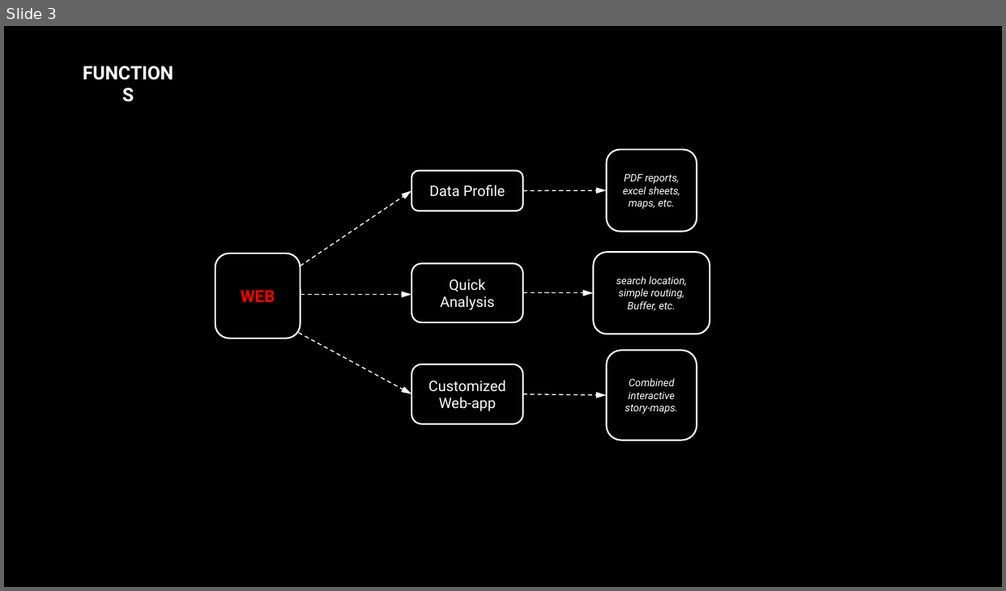
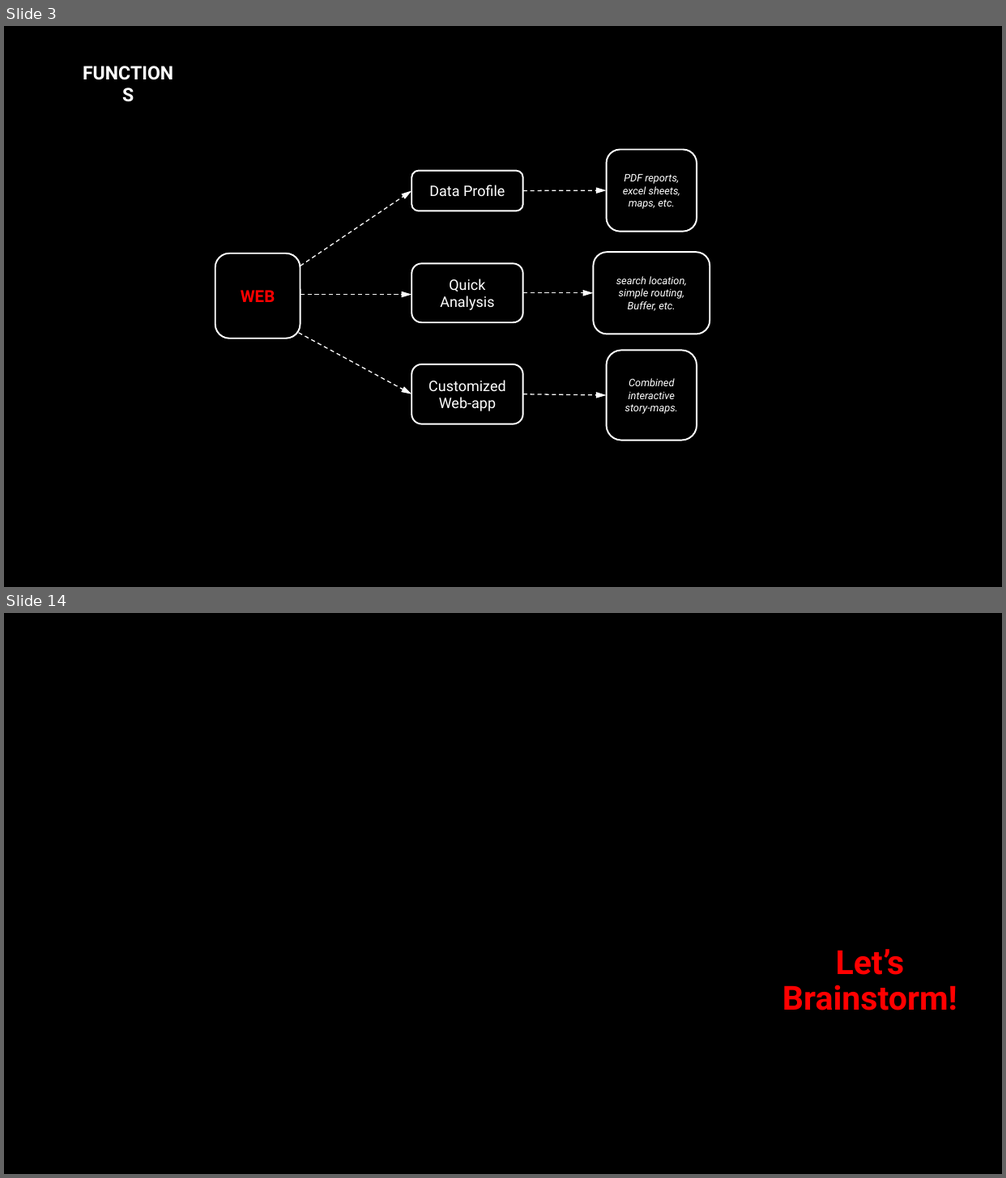
Before and after one commit to wenhaowuuu/ProjectDataX, a slide deck: communication/pre_0724.pptx. Shown one above the other, each under a label of ours: slide 3 before the commit, slides 3 and 14 after it; the slides between them are not shown. The pictures are 1006x591 and 1006x1178 pixels, drawn with LibreOffice and Linux fonts; fonts in the diff are those of the drawing; background and template pictures are left out. Boxes give left, top, right and bottom in pixels: in the first picture for what was removed or moved away, otherwise in the second. Text is boxed around its words. In the diff, an @@ line names an element or a change of style, - is before the commit and + after.

```diff
--- a/communication/pre_0724.pptx
+++ b/communication/pre_0724.pptx
@@ slide 14 added at bbox=[4, 613, 1002, 1174], background picture (left out) @@
@@ text added at bbox=[782, 949, 957, 1011], 32 pt, text #FF0000, bold @@
+Let’s Brainstorm!
```
Also in this commit, not shown: 7 other slides added, 2 slides removed, 10 other files.
